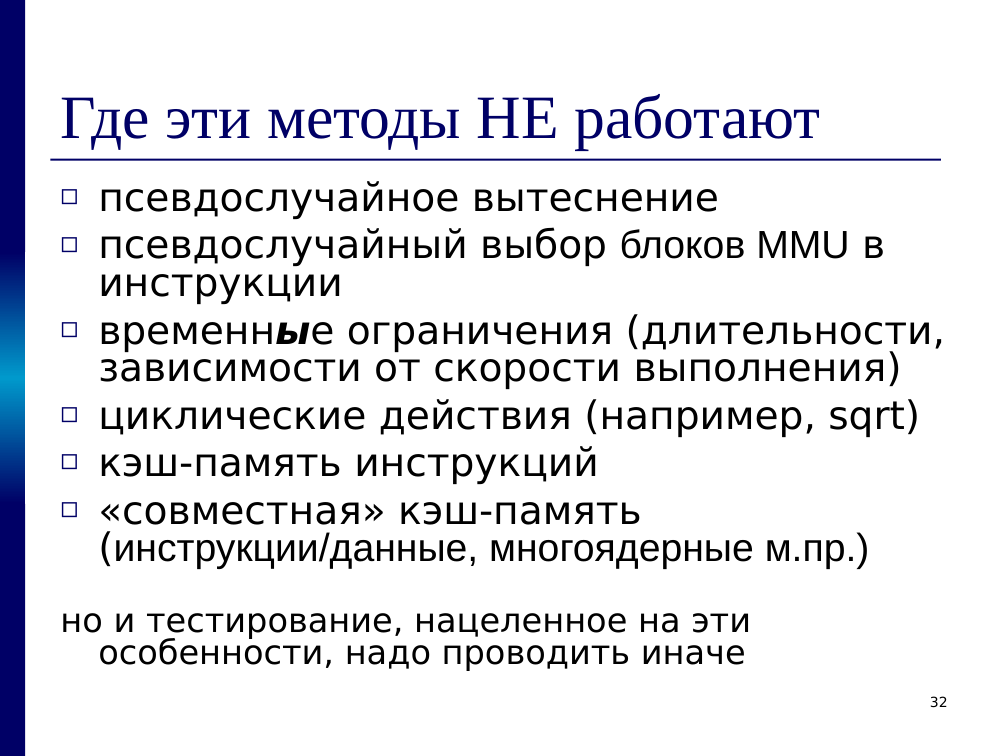
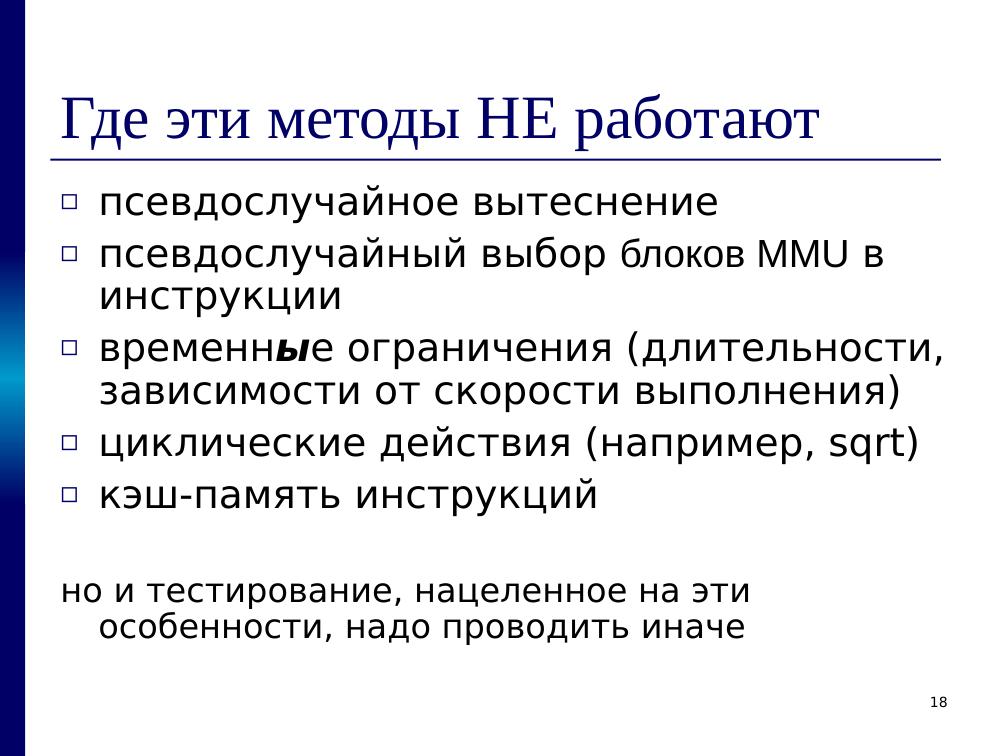
Before and after one commit to kornevgen/tesla-project, a slide deck: slide 18 of papers/THESIS/talks/pred/prethesis9.ppt (slide 32 before the commit). Drawn at 1008x756 pixels with LibreOffice and Linux fonts; fonts in the diff are those of the drawing. Boxes give left, top, right and bottom in pixels: in the first picture for what was removed or moved away, otherwise in the second. Text is boxed around its words. In the diff, an @@ line names an element or a change of style, - is before the commit and + after.

```diff
--- a/papers/THESIS/talks/pred/prethesis9.ppt
+++ b/papers/THESIS/talks/pred/prethesis9.ppt
@@ text "псевдослучайное вытеснение" at <box>60,185,945,645</box>: line spacing 0.8 to 0.9 @@
@@ text at <box>98,502,870,569</box>: paragraph removed @@
-◻ «совместная» кэш-память (инструкции/данные, многоядерные м.пр.)
@@ page number at <box>930,696,948,707</box>: text changed @@
-32
+18
```
Also in this commit, not shown: 6 other slides changed, 9 slides added, 18 slides removed.
